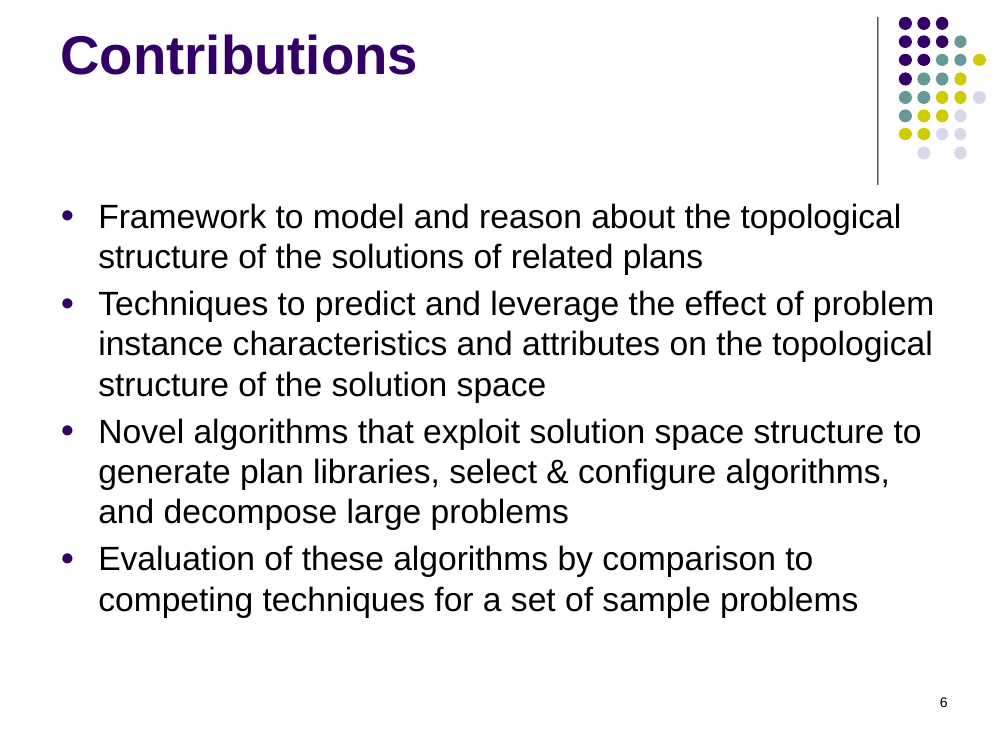
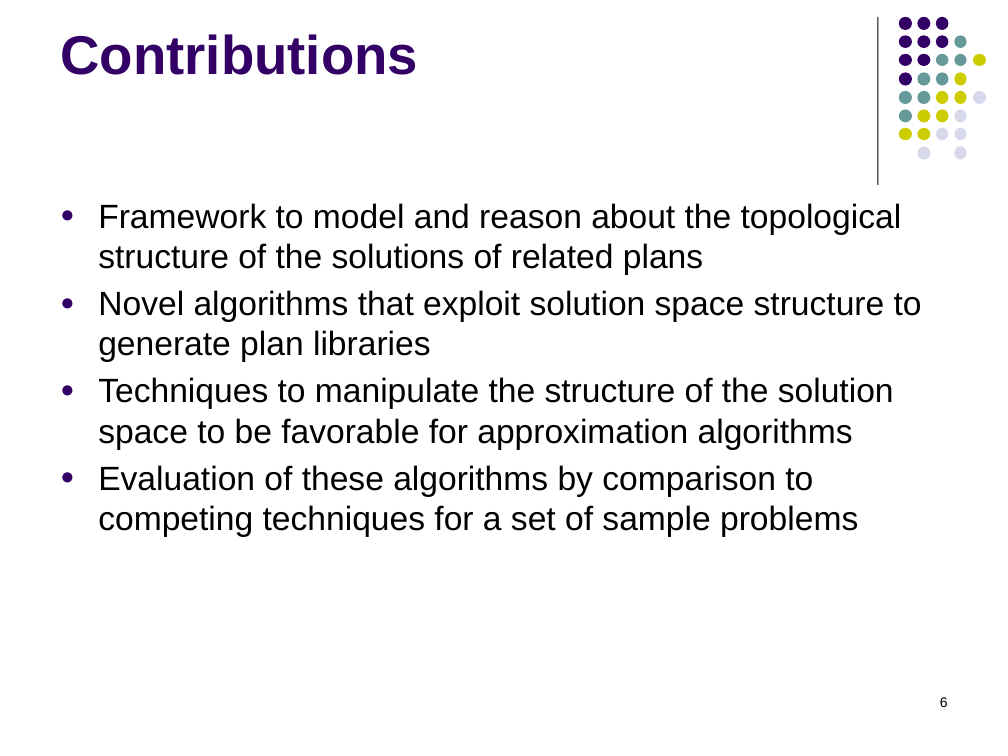
Before and after one commit to RobertHolderIII/dissertation, a slide deck: slide 6 of doc/defense-Dec2015.pptx. Drawn at 1008x756 pixels with LibreOffice and Linux fonts; fonts in the diff are those of the drawing. Boxes give left, top, right and bottom in pixels: in the first picture for what was removed or moved away, otherwise in the second. Text is boxed around its words. In the diff, an @@ line names an element or a change of style, - is before the commit and + after.

Commit message:
ppt updates

```diff
--- a/doc/defense-Dec2015.pptx
+++ b/doc/defense-Dec2015.pptx
@@ text at <box>98,290,922,450</box>: text changed @@
-● Techniques to predict and leverage the effect of problem instance characteristics and attributes on the topological structure of the solution space
-● Novel algorithms that exploit solution space structure to generate plan libraries, select & configure algorithms, and decompose large problems
+● Novel algorithms that exploit solution space structure to generate plan libraries
+● Techniques to manipulate the structure of the solution space to be favorable for approximation algorithms
```
Also in this commit, not shown: 4 other slides changed, 11 slides added, 4 slides removed, 1 other file.
